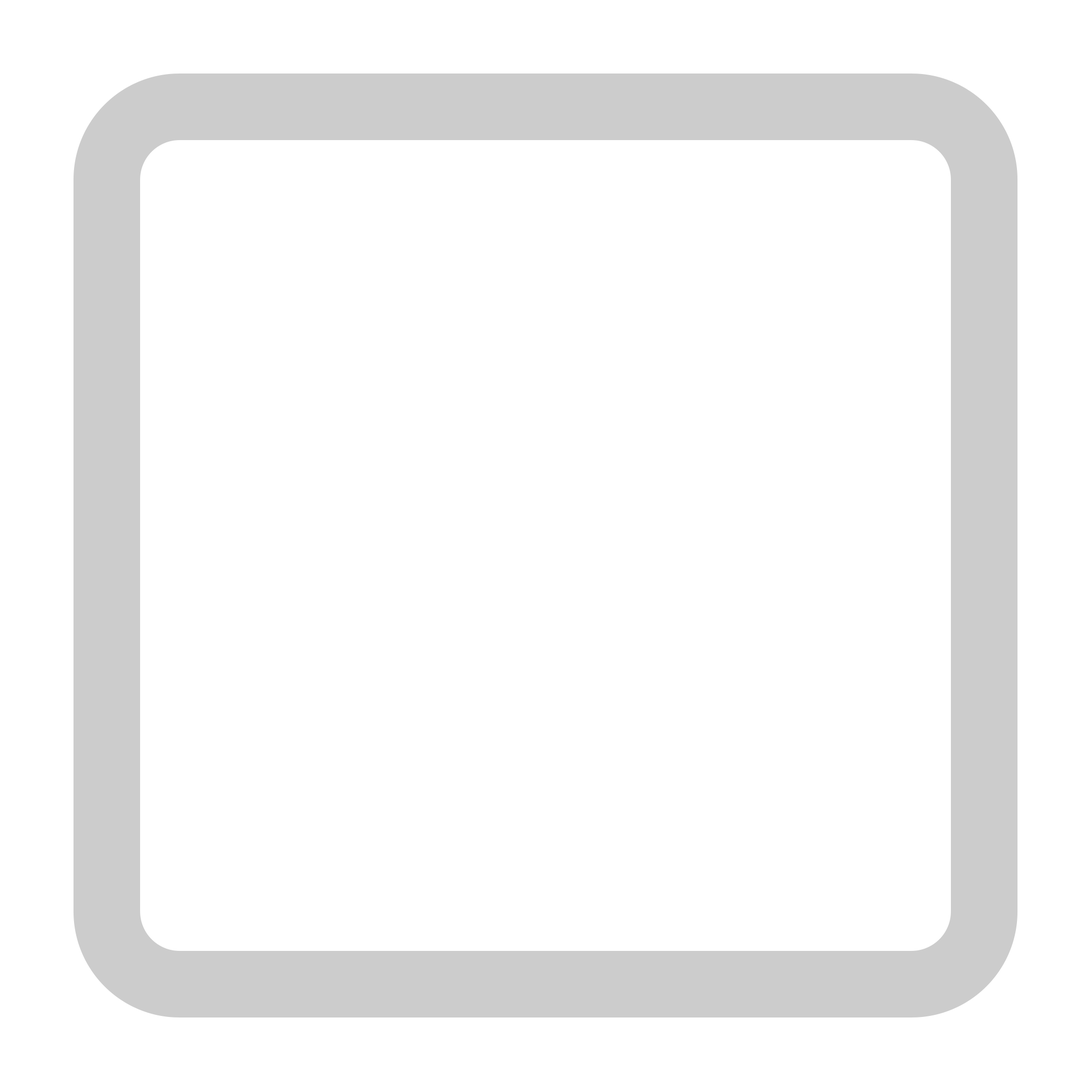
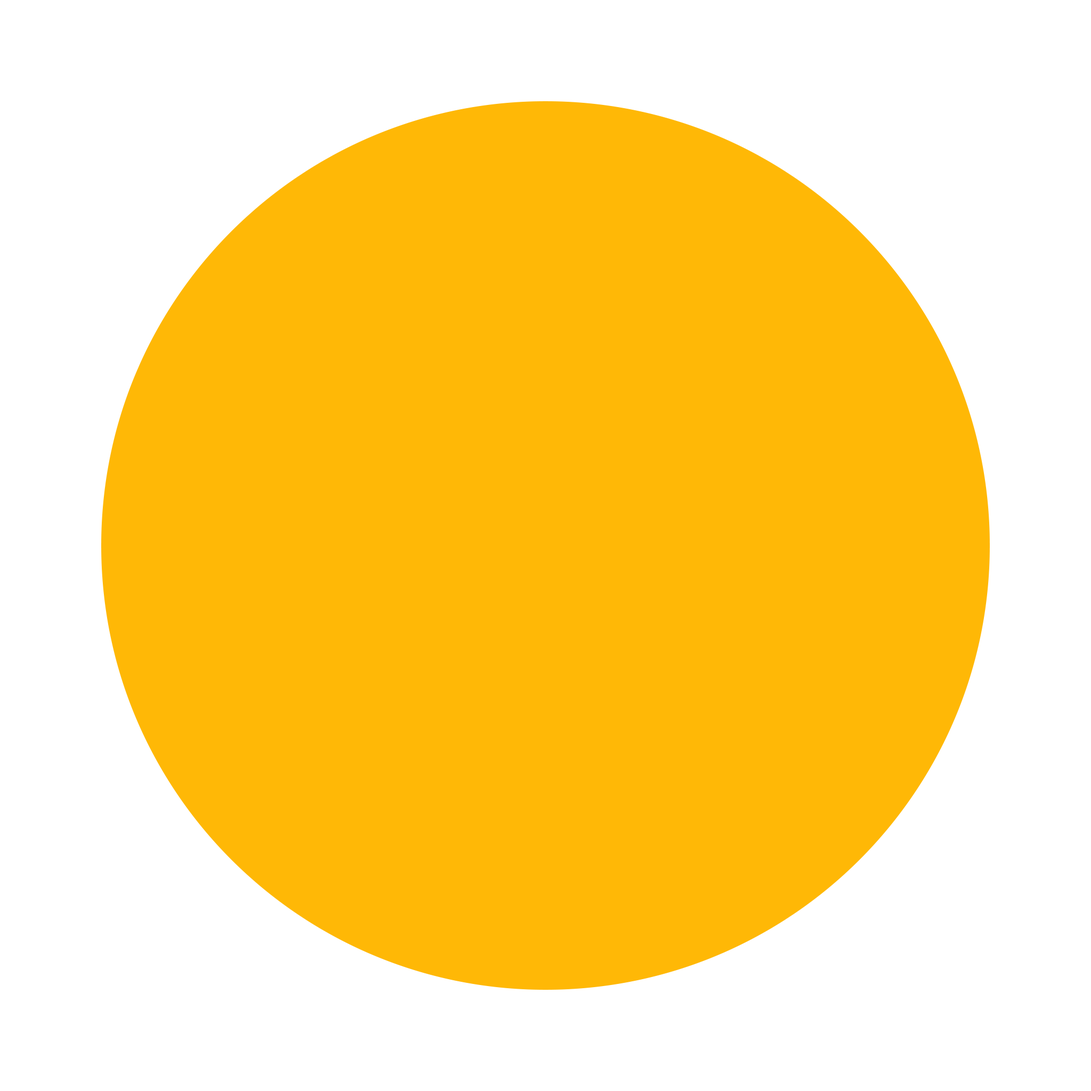
Layers edited between the first and the second w=1091, h=1091 image:
added layer "Money" above "Inventory background" over [left=101, top=101, right=991, bottom=991]
hid "Inventory background" over [left=73, top=73, right=1018, bottom=1018]
